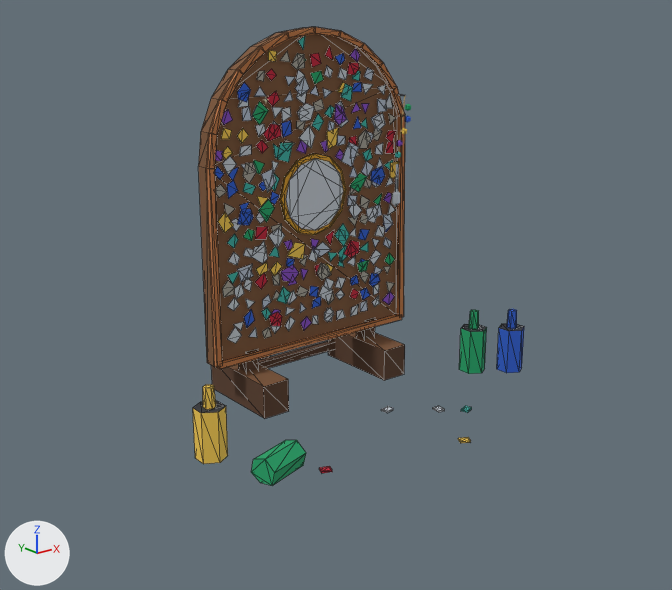
What one commit did to the glTF model raccoon/export/bld_mirror_mosaic_1x1.glb.
Camera for both pictures: a 50 mm lens placed at (-1.15, -1.473, 0.796), pointed at (-0.011, -0.051, 0.227). Every picture has the same lights, and +X, +Y and +Z are marked at lower left. The older version comes first. Mesh edges are drawn as thin lines on the coarser meshes. Where no turn or scale is listed for an object, it has been applied to the vertices. Vertices at exactly the same position are counted once.

The scene before the commit, as lines of its bpy script (objects in view):
```python
me_bld_mirror_mosaic_1x1 = bpy.data.meshes.new('bld_mirror_mosaic_1x1')
me_bld_mirror_mosaic_1x1.from_pydata(...)  # 336 vertices, 520 faces; spans x -0.386..0.426, y -0.378..0.251, z 0.0..0.752
me_bld_mirror_mosaic_1x1.materials.append(mat_m_palette)  # picture img_palette
me_pr_mosaic = bpy.data.meshes.new('pr_mosaic')
me_pr_mosaic.from_pydata(...)  # 891 vertices, 431 faces; spans x -0.24..0.234, y 0.032..0.035, z 0.13..0.736
me_pr_mosaic.materials.append(mat_m_palette)  # picture img_palette
ob_bld_mirror_mosaic_1x1 = bpy.data.objects.new('bld_mirror_mosaic_1x1', me_bld_mirror_mosaic_1x1)
ob_bld_mirror_mosaic_1x1.location = (0.0, 0.0, 0.0)
ob_pr_mosaic = bpy.data.objects.new('pr_mosaic', me_pr_mosaic)
ob_pr_mosaic.location = (0.0, 0.0, 0.0)
```
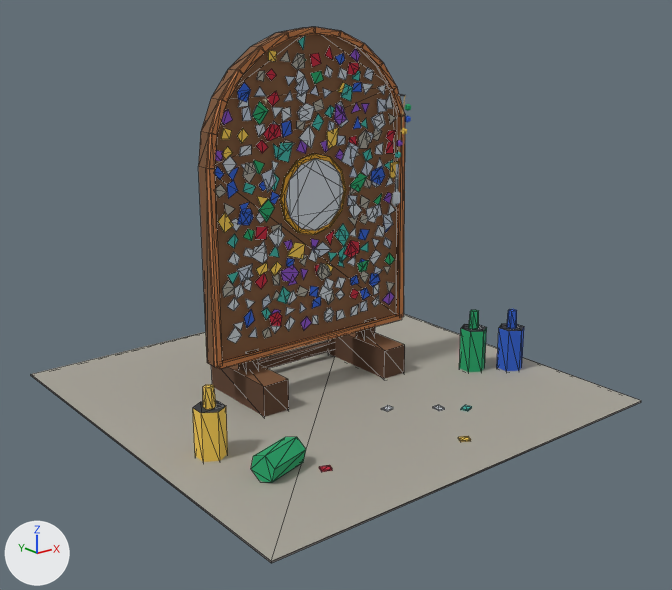
The change, as a diff of the scene's bpy script:
```diff
--- a/raccoon/export/bld_mirror_mosaic_1x1.glb.py
+++ b/raccoon/export/bld_mirror_mosaic_1x1.glb.py
@@ me_bld_mirror_mosaic_1x1 @@
 # used by ob_bld_mirror_mosaic_1x1; location = (0.0, 0.0, 0.0)
-me_bld_mirror_mosaic_1x1.from_pydata(...)  # 336 vertices, 520 faces; spans x -0.386..0.426, y -0.378..0.251, z 0.0..0.752
+me_bld_mirror_mosaic_1x1.from_pydata(...)  # 344 vertices, 530 faces; spans x -0.47..0.47, y -0.47..0.47, z 0.0..0.752
+# me_bld_mirror_mosaic_1x1 part 1: the loose piece of 8 vertices spanning x 0.143..0.167, y -0.281..-0.26, z 0.001..0.005 is moved by (0.0, 0.0, 0.003)
+# me_bld_mirror_mosaic_1x1 part 2: the loose piece of 8 vertices spanning x 0.036..0.061, y -0.378..-0.356, z 0.001..0.005 is moved by (0.0, 0.0, 0.003)
+# me_bld_mirror_mosaic_1x1 part 3: the loose piece of 8 vertices spanning x 0.103..0.119, y -0.246..-0.224, z 0.001..0.005 is moved by (0.0, 0.0, 0.003)
+# me_bld_mirror_mosaic_1x1 part 4: the loose piece of 8 vertices spanning x -0.242..-0.218, y -0.306..-0.284, z 0.001..0.005 is moved by (0.0, 0.0, 0.003)
+# me_bld_mirror_mosaic_1x1 part 5: the loose piece of 8 vertices spanning x 0.017..0.039, y -0.179..-0.162, z 0.001..0.005 is moved by (0.0, 0.0, 0.003)
+# me_bld_mirror_mosaic_1x1 part 6: the loose piece of 12 vertices spanning x -0.351..-0.249, y -0.289..-0.211, z 0.0..0.049 is rebuilt with 12 vertices and now spans x -0.351..-0.249, y -0.289..-0.211, z 0.001..0.056
+# me_bld_mirror_mosaic_1x1 part 7
+# 12 faces are deleted
+# 12 new faces join them
+# me_bld_mirror_mosaic_1x1 part 8
+# 8 vertices are added at x -0.47..0.47, y -0.47..0.47, z 0.0..0.004
+# 10 new faces join them
 me_bld_mirror_mosaic_1x1.materials.append(mat_m_palette)
```

Location of each change, (x1, y1, x2, y2) in pixels of the pictures (672 x 590 px; the box of a moved part takes in the faces that stretch with it):
'bld_mirror_mosaic_1x1', reshaped (84% wider, 17% taller): before (193, 27, 524, 486); after (31, 27, 641, 563)
part 1 of me_bld_mirror_mosaic_1x1, moved or reshaped: before (461, 406, 472, 413); after (461, 405, 472, 411)
part 2 of me_bld_mirror_mosaic_1x1, moved or reshaped: before (458, 437, 471, 443); after (458, 436, 471, 442)
part 3 of me_bld_mirror_mosaic_1x1, moved or reshaped: before (433, 406, 445, 413); after (433, 405, 445, 411)
part 4 of me_bld_mirror_mosaic_1x1, moved or reshaped: before (319, 466, 332, 473); after (319, 465, 332, 472)
part 5 of me_bld_mirror_mosaic_1x1, moved or reshaped: before (381, 406, 393, 413); after (381, 405, 393, 411)
part 6 of me_bld_mirror_mosaic_1x1, rebuilt: before (251, 440, 306, 486); after (251, 437, 306, 482)
part 7 of me_bld_mirror_mosaic_1x1, moved or reshaped: (471, 310, 524, 331) in both
part 8 of me_bld_mirror_mosaic_1x1, added: after (31, 314, 641, 563)
